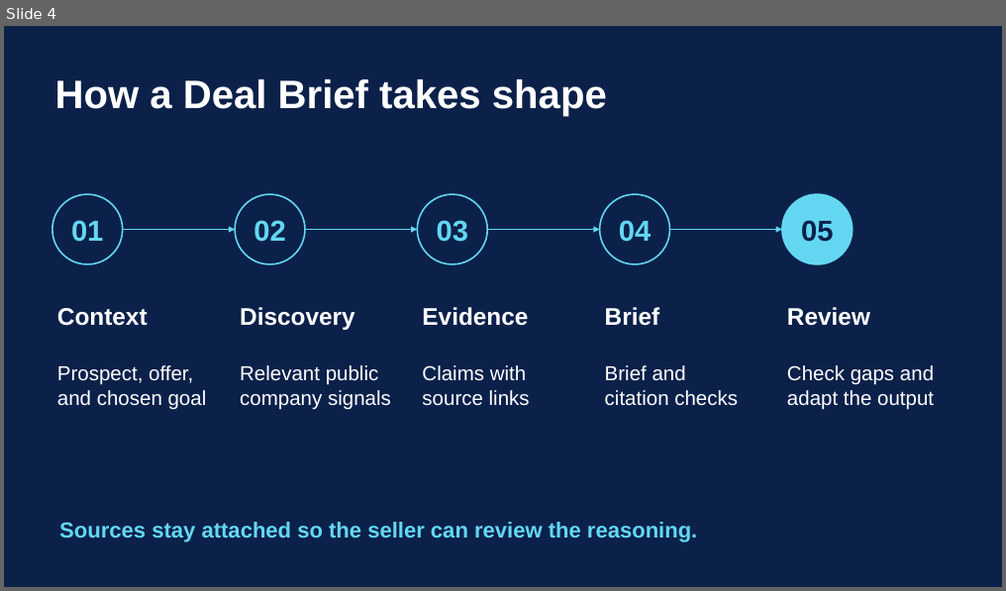
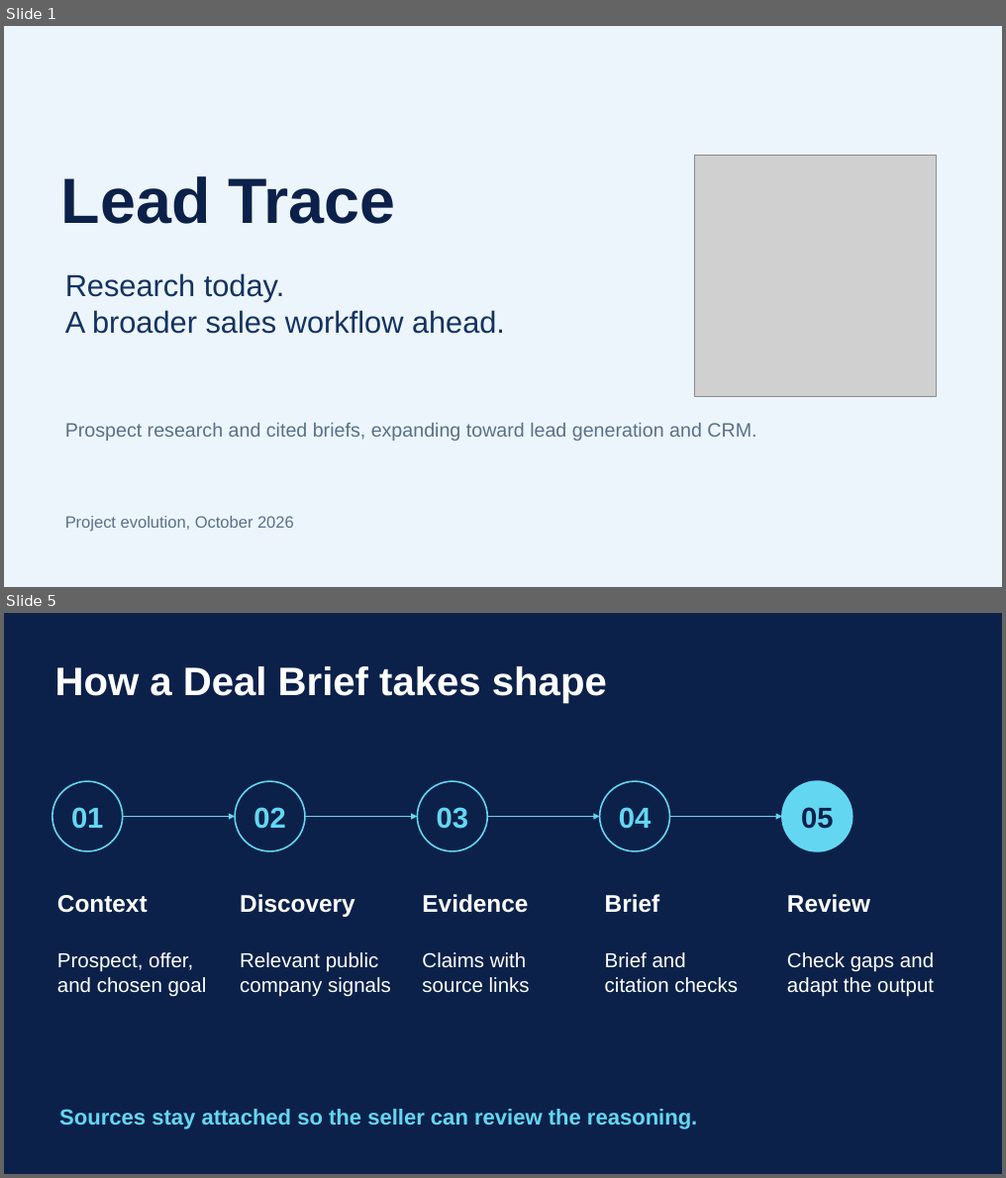
Before and after one commit to afnanahmadtariq/lead-trace, a slide deck: presentation/Lead-Trace-pitch-enhanced.pptx. Shown one above the other, each under a label of ours: slide 4 before the commit, slides 1 and 5 after it; the slides between them are not shown. The pictures are 1006x591 and 1006x1178 pixels, drawn with LibreOffice and Linux fonts; fonts in the diff are those of the drawing; grey boxes stand for pictures. Boxes give left, top, right and bottom in pixels: in the first picture for what was removed or moved away, otherwise in the second. Text is boxed around its words. In the diff, an @@ line names an element or a change of style, - is before the commit and + after.

```diff
--- a/presentation/Lead-Trace-pitch-enhanced.pptx
+++ b/presentation/Lead-Trace-pitch-enhanced.pptx
@@ slide 1 added at [4, 26, 1002, 587], background #EDF5FC @@
@@ picture added at [694, 155, 936, 396] @@
@@ text added at [61, 176, 395, 224], 61.5 pt, text #0B214A, bold @@
+Lead Trace
@@ text added at [65, 274, 505, 334], 29.2 pt, text #123363 @@
+Research today.
+A broader sales workflow ahead.
@@ text added at [65, 423, 756, 441], 18.8 pt, text #58718B @@
+Prospect research and cited briefs, expanding toward lead generation and CRM.
@@ text added at [65, 516, 294, 532], 15.8 pt, text #58718B @@
+Project evolution, October 2026
@@ what was slide 4 is now slide 5 @@
```
Also in this commit, not shown: 6 slides changed, 2 other slides added, 1 slide removed, 30 other files.
